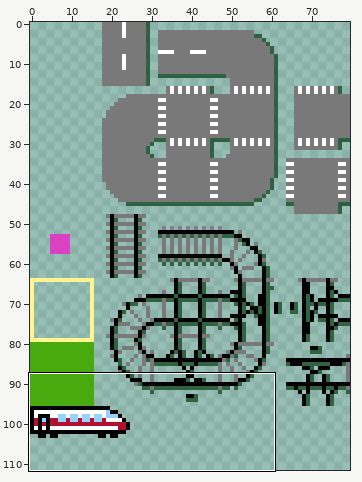
Sprite sheet -- resource/tiles.png. Above, an overview of the earlier version with the close-up marked.
Close-up. Before the commit:
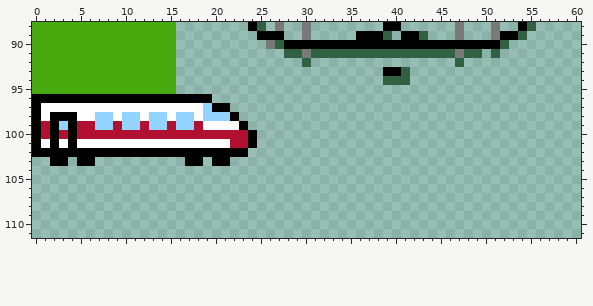
The file is 80x112 pixels. Shown: x 0..60, y 88..111.
The same view after the edit:
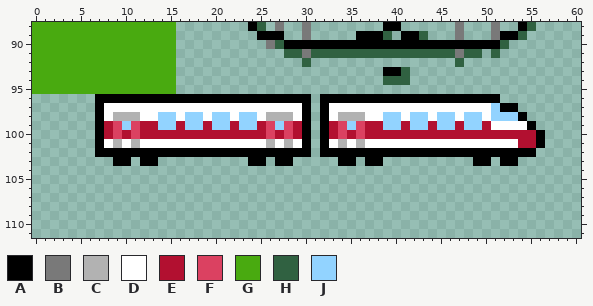
Palette (. is transparent): A #000000  B #797979  C #b2b2b2  D #ffffff  E #b21030  F #db4161  G #49aa10  H #306141  J #92d3ff
Changes in this commit:
y 96: x 0..6 AAAAAAA -> .......; x 20..30 ........... -> AAAAAAAAAAA; x 32..51 .................... -> AAAAAAAAAAAAAAAAAAAA
y 97: x 0..7 ADDDDDDD -> .......A; x 19..30 JAA......... -> DDDDDDDDDDDA; x 32..53 ...................... -> ADDDDDDDDDDDDDDDDDDJAA
y 98: x 0..11 ADAAADDJJDJJ -> .......ADCCC; x 13 J -> D; x 15..16 DJ -> JD; x 18..19 DJ -> JD; x 22..30 A........ -> DJJDCCCDA; x 32..54 ....................... -> ADCCCDDJJDJJDJJDJJDJJJA
y 99: x 0..9 AEAJAEEJJE -> .......AEF; x 11 J -> F; x 13 J -> E; x 15..16 EJ -> JE; x 18..30 EDDDDA....... -> JEJJEJJEFJFEA; x 32..55 ........................ -> AEFJFEEJJEJJEJJEJJEDDDDA
y 100: x 0..7 AEAEAEEE -> .......A; x 9 E -> F; x 11 E -> F; x 24..30 A...... -> EEFEFEA; x 32..56 ......................... -> AEFEFEEEEEEEEEEEEEEEEEEEA
y 101: x 0..7 ADADADDD -> .......A; x 9 D -> C; x 11 D -> C; x 22..30 EEA...... -> DDDDCDCDA; x 32..56 ......................... -> ADCDCDDDDDDDDDDDDDDDDDEEA
y 102: x 0..6 AAAAAAA -> .......; x 24..30 ....... -> AAAAAAA; x 32..55 ........................ -> AAAAAAAAAAAAAAAAAAAAAAAA
y 103: x 2..3 AA -> ..; x 5..6 AA -> ..; x 9..10 .. -> AA; x 12..13 .. -> AA; x 17..18 AA -> ..; x 20..21 AA -> ..; x 24..25 .. -> AA; x 27..28 .. -> AA; x 34..35 .. -> AA; x 37..38 .. -> AA; x 49..50 .. -> AA; x 52..53 .. -> AA
Changed places in both close-ups, as pixel boxes (x1, y1, x2, y2):
changed: (32, 94, 545, 166)
